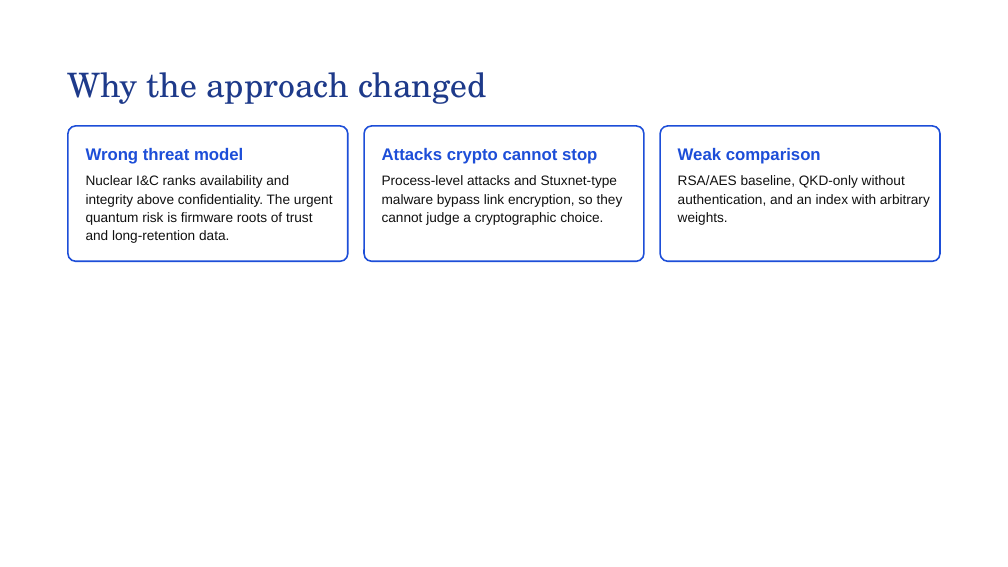
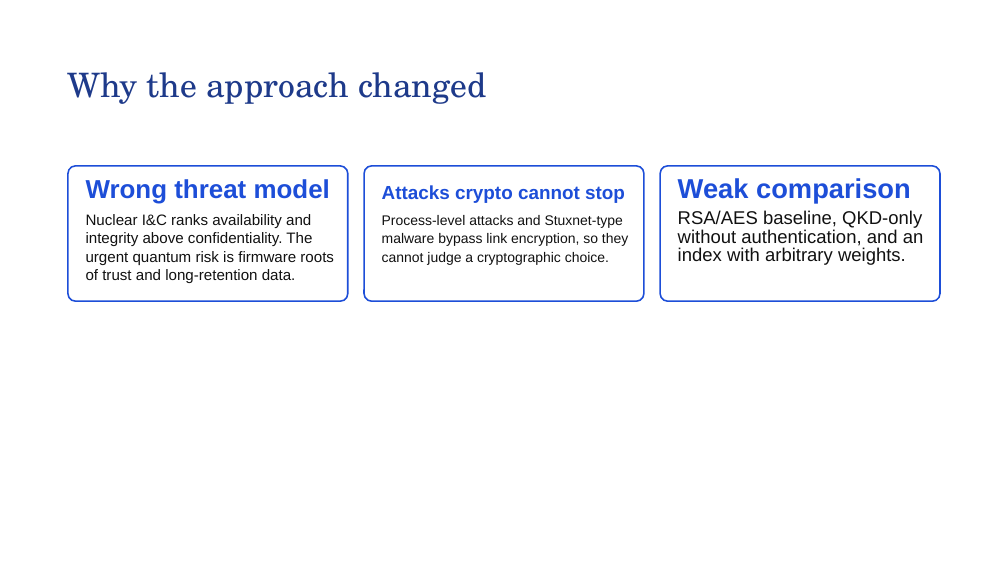
Before and after one commit to SAMeh-ZAGhloul/QRNF_True_Randomness_Tests, a slide deck: slide 2 of Docs/Zone-Wise PQC and QKD for SMR Control Systems.pptx. Drawn at 1008x567 pixels with LibreOffice and Linux fonts; fonts in the diff are those of the drawing. Boxes give left, top, right and bottom in pixels: in the first picture for what was removed or moved away, otherwise in the second. Text is boxed around its words. In the diff, an @@ line names an element or a change of style, - is before the commit and + after.

```diff
--- a/Docs/Zone-Wise PQC and QKD for SMR Control Systems.pptx
+++ b/Docs/Zone-Wise PQC and QKD for SMR Control Systems.pptx
@@ text "Wrong threat model" at [86, 179, 330, 204]: size 16 to 24.7 pt @@
@@ 6 texts, 3 rounded rectangles: place and size @@
-6 texts, 3 rounded rectangles at [68, 126, 940, 262]
+6 texts, 3 rounded rectangles at [68, 166, 940, 301]
@@ text "Weak comparison" at [678, 178, 911, 202]: size 16 to 26 pt @@
@@ text "Attacks crypto cannot stop" at [382, 185, 625, 203]: size 16 to 18 pt @@
@@ text "Nuclear I&C ranks availability and ..." at [86, 214, 334, 283]: size 13 to 14.4 pt @@
@@ text "Process-level attacks and Stuxnet-type malware ..." at [382, 215, 628, 265]: size 13 to 13.3 pt @@
@@ text "RSA/AES baseline, QKD-only without authentication, ..." at [678, 210, 924, 265]: size 13 to 17.6 pt @@
```
Also in this commit, not shown: 13 other slides changed, 1 other file.
